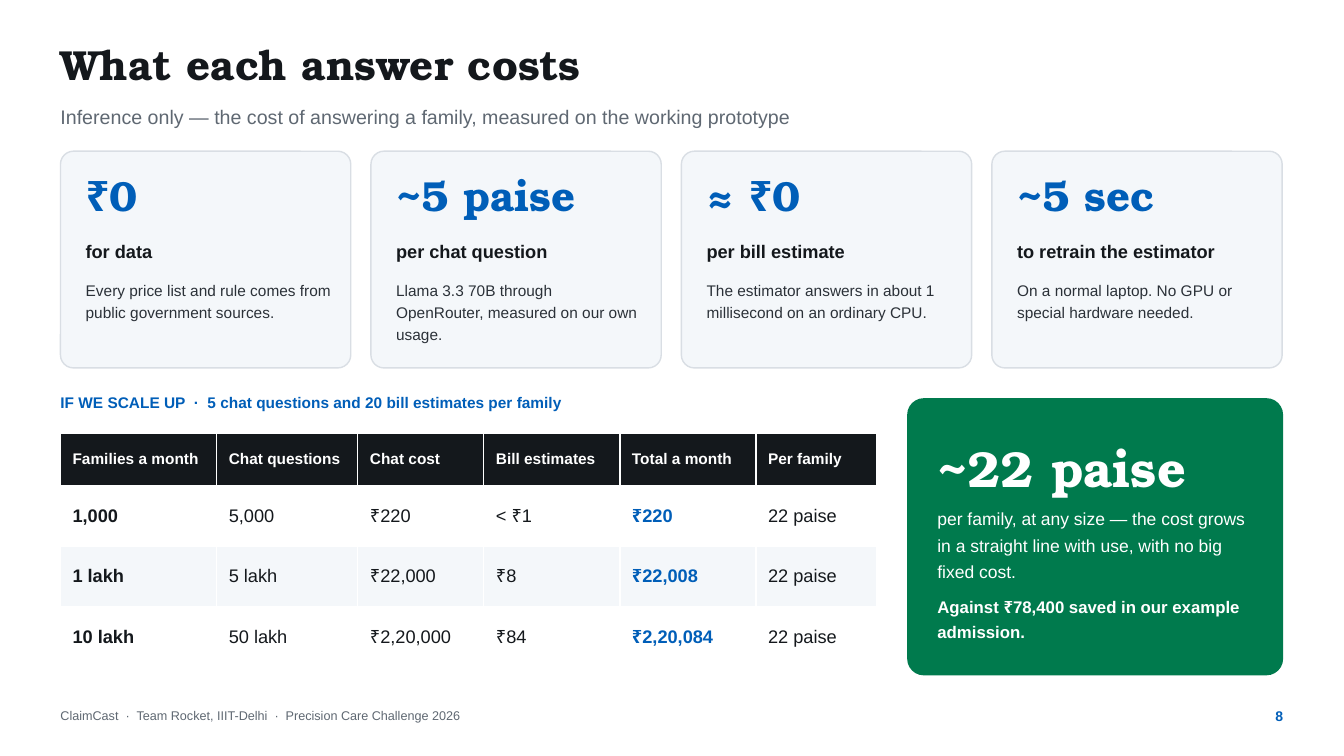
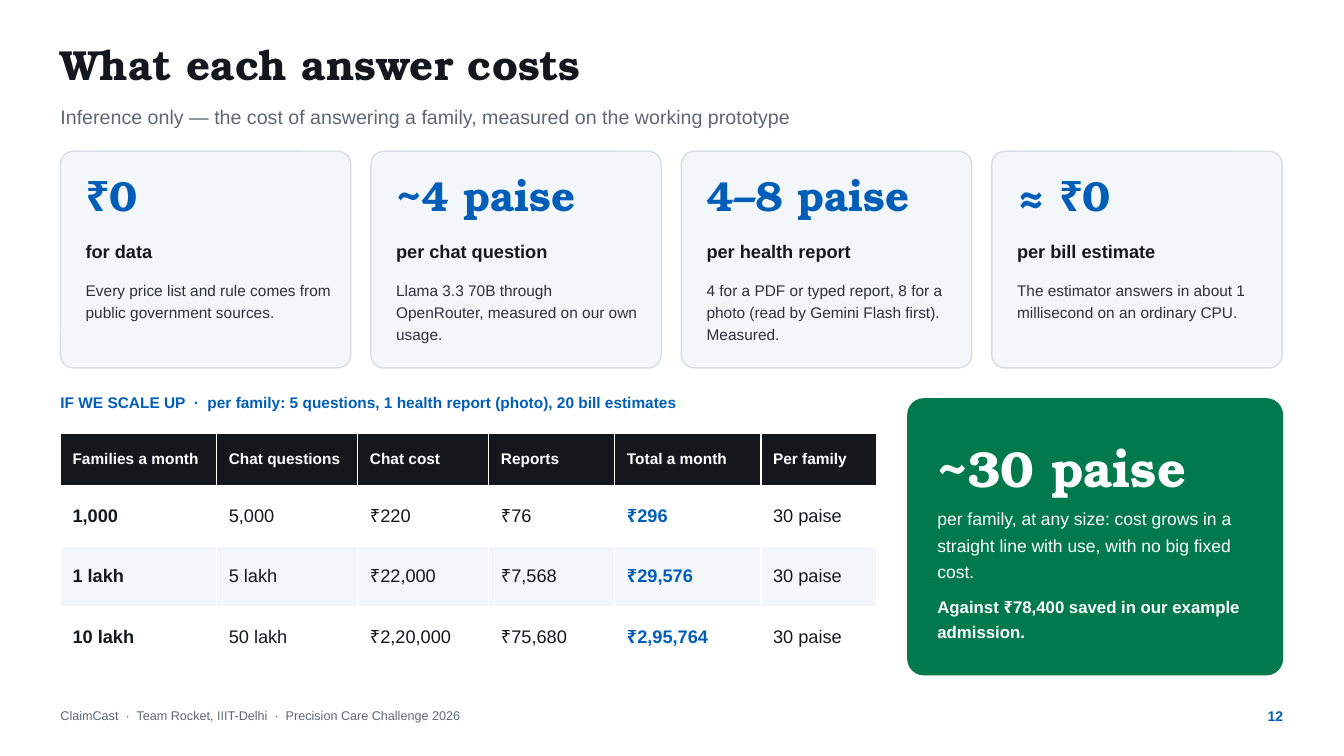
Before and after one commit to aniket-3001/ClaimCast, a slide deck: slide 12 of presentation deck/ClaimCast - Pitch Deck.pptx (slide 8 before the commit). Drawn at 1344x756 pixels with LibreOffice and Linux fonts; fonts in the diff are those of the drawing. Boxes give left, top, right and bottom in pixels: in the first picture for what was removed or moved away, otherwise in the second. Text is boxed around its words. In the diff, an @@ line names an element or a change of style, - is before the commit and + after.

```diff
--- a/presentation deck/ClaimCast - Pitch Deck.pptx
+++ b/presentation deck/ClaimCast - Pitch Deck.pptx
@@ text at (396, 179, 576, 220): text changed @@
-~5 paise
+~4 paise
@@ text at (707, 179, 910, 220): text changed @@
-≈ ₹0
+4–8 paise
@@ text at (1083, 182, 1111, 212): text changed @@
-~5 sec
+≈ ₹0
@@ text at (707, 244, 850, 262): text changed @@
-per bill estimate
+per health report
@@ text at (1017, 244, 1156, 262): text changed @@
-to retrain the estimator
+per bill estimate
@@ text at (707, 285, 943, 340): text changed @@
-The estimator answers in about 1 millisecond on an ordinary CPU.
+4 for a PDF or typed report, 8 for a photo (read by Gemini Flash first). Measured.
@@ text at (1017, 285, 1245, 321): text changed @@
-On a normal laptop. No GPU or special hardware needed.
+The estimator answers in about 1 millisecond on an ordinary CPU.
@@ text at (60, 397, 676, 412): text changed @@
-IF WE SCALE UP · 5 chat questions and 20 bill estimates per family
+IF WE SCALE UP · per family: 5 questions, 1 health report (photo), 20 bill estimates
@@ table at (60, 434, 877, 667) @@
-row 1, column 4: Bill estimates
+row 1, column 4: Reports
-row 2: 1,000 | 5,000 | ₹220 | < ₹1 | ₹220 | 22 paise
+row 2: 1,000 | 5,000 | ₹220 | ₹76 | ₹296 | 30 paise
-row 3: 1 lakh | 5 lakh | ₹22,000 | ₹8 | ₹22,008 | 22 paise
+row 3: 1 lakh | 5 lakh | ₹22,000 | ₹7,568 | ₹29,576 | 30 paise
-row 4: 10 lakh | 50 lakh | ₹2,20,000 | ₹84 | ₹2,20,084 | 22 paise
+row 4: 10 lakh | 50 lakh | ₹2,20,000 | ₹75,680 | ₹2,95,764 | 30 paise
@@ text at (937, 448, 1232, 578): text changed @@
-~22 paise
-per family, at any size — the cost grows in a straight line with use, with no big fixed cost.
+~30 paise
+per family, at any size: cost grows in a straight line with use, with no big fixed cost.
@@ text at (1268, 711, 1284, 721): text changed @@
-8
+12
```
Also in this commit, not shown: 5 other slides changed, 5 slides added, 2 slides removed, 7 other files.
